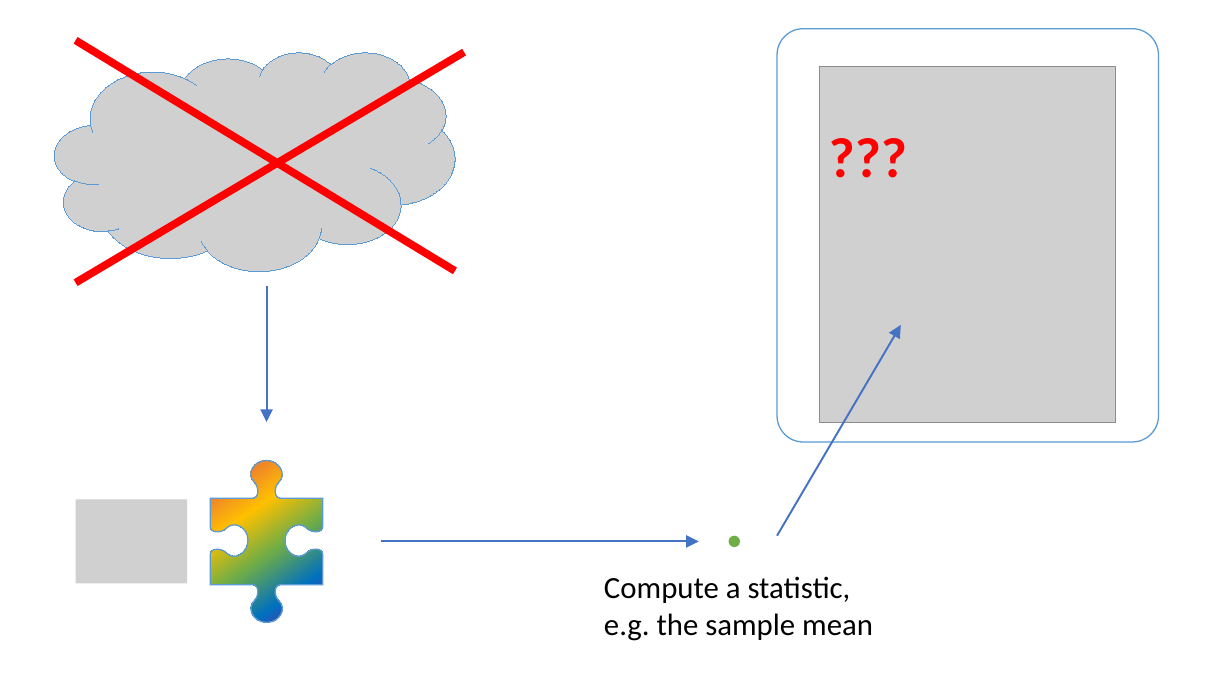
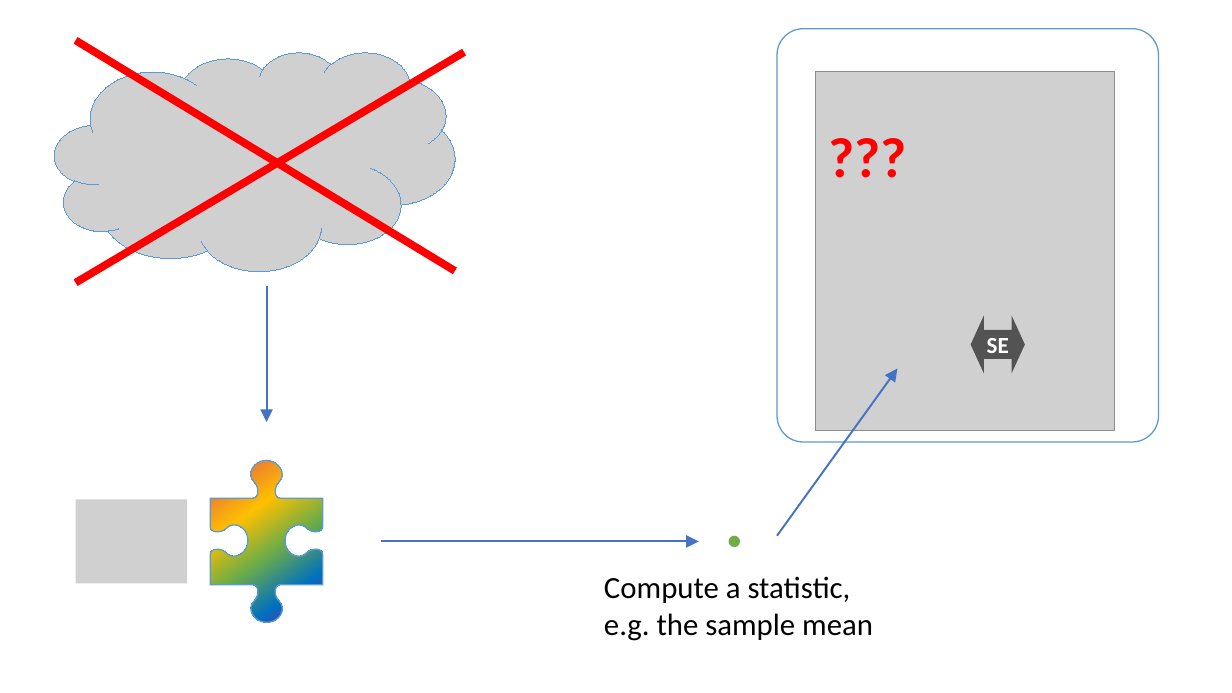
Before and after one commit to uoepsy/dapr1, a slide deck: slide 4 of dapr1_lectures/dapr1_2_01_bootci/un_boot_ci.pptx (slide 2 before the commit). Drawn at 1232x693 pixels with LibreOffice and Linux fonts; fonts in the diff are those of the drawing; grey boxes stand for pictures. Boxes give left, top, right and bottom in pixels: in the first picture for what was removed or moved away, otherwise in the second. Text is boxed around its words. In the diff, an @@ line names an element or a change of style, - is before the commit and + after.

```diff
--- a/dapr1_lectures/dapr1_2_01_bootci/un_boot_ci.pptx
+++ b/dapr1_lectures/dapr1_2_01_bootci/un_boot_ci.pptx
@@ picture: place and size @@
-picture at (820,67,1116,422)
+picture at (816,71,1116,431)
@@ left right arrow added at (970,315,1025,373), fill #525252, 18 pt, text #FFFFFF, bold @@
+SE
@@ arrow moved from (777, 536) - (901, 325) to (777, 536) - (897, 369) @@
```
Also in this commit, not shown: 1 other slide changed, 2 slides added, 1 slide removed, 34 other files.
